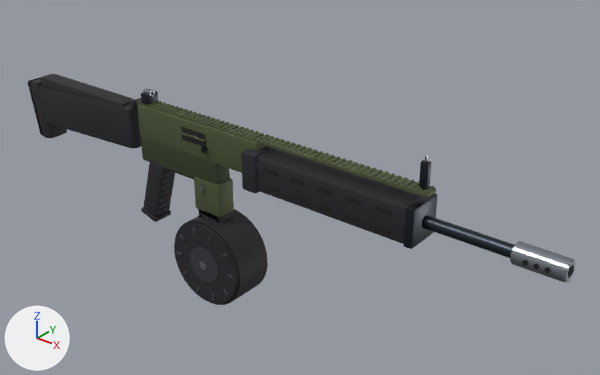
What one commit did to the glTF model src/client/assets/weapons/br12.glb.
Rendered twice from a 50 mm lens placed at (0.91, -0.851, 0.514), pointed at (0.176, 0.066, -0.055). Lighting does not change. The marker at lower left points along +X, +Y and +Z. The picture after the commit comes second. Where no turn or scale is listed for an object, it has been applied to the vertices. Vertices at exactly the same position are counted once.

Objects in the first picture: 'br12_body', 'br12_stock', 'mag_drum'.
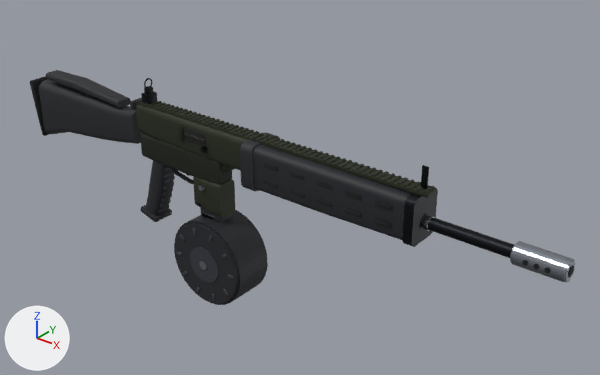
The change, as a list of edits to the scene's bpy script:
```text
Change mat_cerakote_olive:
    remove # nodes: BsdfPrincipled, OutputMaterial
    nodes: BsdfPrincipled, Mix, OutputMaterial, TexImage
    uses the picture img_field_metal_runtime
Change mat_gunmetal:
    remove # nodes: BsdfPrincipled, OutputMaterial
    nodes: BsdfPrincipled, Mix, OutputMaterial, TexImage
    uses the picture img_field_metal_runtime
Change me_br12_body:
    used by ob_br12_body; parent = ob_br12; location = (0.0, 0.0, 0.0)
    remove me_br12_body.from_pydata(...)  # 4672 vertices, 8856 faces; spans x -0.117..0.636, y -0.032..0.032, z -0.165..0.093
    add me_br12_body.from_pydata(...)  # 4966 vertices, 9456 faces; spans x -0.117..0.636, y -0.033..0.033, z -0.165..0.049
    me_br12_body part 1: the loose piece of 56 vertices spanning x 0.186..0.212, y -0.03..-0.029, z 0.01..0.016 is scaled about its middle by (0.33, 3.49, 3.78), then moved by (-0.195, 0.011, 0.007), in mat_cerakote_olive_dark
    me_br12_body part 2: a new loose piece, a 20-sided cylinder along x spanning x 0.441..0.447, y -0.0098..0.0098, z -0.0098..0.0098, in mat_steel (grey #9aa0a9)
    me_br12_body part 3: the loose piece of 56 vertices spanning x 0.145..0.435, y -0.029..0.029, z -0.028..0.028 is rebuilt with 80 vertices and now spans x 0.145..0.421, y -0.032..0.032, z -0.03..0.043
    me_br12_body part 4: the loose piece of 56 vertices spanning x -0.107..-0.047, y -0.017..0.017, z -0.157..-0.047 is rebuilt with 90 vertices and now spans x -0.108..-0.046, y -0.018..0.018, z -0.16..-0.047
    me_br12_body part 5: the loose piece of 56 vertices spanning x 0.024..0.08, y -0.017..0.017, z -0.107..-0.049 is rebuilt with 60 vertices and now spans x 0.022..0.082, y -0.017..0.017, z -0.107..-0.048
    me_br12_body part 6: the loose piece of 56 vertices spanning x 0.143..0.171, y -0.032..0.032, z -0.031..0.031 is rebuilt with 40 vertices and now spans x 0.143..0.165, y -0.033..0.033, z -0.031..0.043
    me_br12_body part 7: the loose piece of 56 vertices spanning x 0.424..0.438, y -0.03..0.03, z -0.029..0.029 is rebuilt with 40 vertices and now spans x 0.423..0.437, y -0.03..0.03, z -0.029..0.041
    me_br12_body part 8: a new loose piece of 280 vertices spanning x 0.407..0.439, y -0.012..0.012, z -0.012..0.012, in mat_gunmetal
    me_br12_body part 9: a new loose piece of 100 vertices spanning x -0.105..0.167, y -0.016..0.016, z -0.015..0.043, in mat_cerakote_olive
    me_br12_body part 10: a new loose piece of 60 vertices spanning x -0.052..0.057, y -0.004..0.004, z -0.075..-0.046, in mat_polymer_black (black #1f2126)
    me_br12_body part 11: a new loose piece of 56 vertices spanning x 0.081..0.093, y -0.012..0.012, z -0.027..0.003, in mat_cerakote_olive_dark
    me_br12_body part 12: 6 loose pieces with 216 vertices, spanning x -0.094..0.439, y -0.012..0.012, z -0.064..0.093, are deleted
    me_br12_body part 13: 54 vertices moved from x -0.11..-0.073, y -0.019..0.019, z -0.165..-0.149 to x -0.111..-0.072, y -0.02..0.02, z -0.165..-0.146; 158 vertices removed from x -0.1..0.16, y -0.016..0.016, z -0.152..0.043; 78 vertices added at x -0.1..0.08, y -0.015..0.015, z -0.056..-0.004
    me_br12_body part 14: 2948 kept faces spanning x -0.117..0.636, y -0.023..0.024, z -0.165..0.049 get new texture (UV) coordinates
    other edits to the shape of me_br12_body do not show in these pictures
Change me_br12_stock:
    remove me_br12_stock.from_pydata(...)  # 192 vertices, 368 faces; spans x -0.4..-0.114, y -0.021..0.021, z -0.085..0.037
    add me_br12_stock.from_pydata(...)  # 184 vertices, 356 faces; spans x -0.392..-0.115, y -0.022..0.022, z -0.08..0.048
    me_br12_stock part 15: the loose piece of 24 vertices spanning x -0.4..-0.374, y -0.021..0.021, z -0.082..0.022 is moved by (0.008, 0.0, 0.002)
    me_br12_stock part 16: the loose piece of 56 vertices spanning x -0.386..-0.114, y -0.019..0.019, z -0.056..0.032 is rebuilt with 100 vertices and now spans x -0.363..-0.115, y -0.021..0.021, z -0.079..0.027
    me_br12_stock part 17: the loose piece of 56 vertices spanning x -0.365..-0.135, y -0.016..0.016, z 0.011..0.037 is rebuilt with 60 vertices and now spans x -0.345..-0.15, y -0.016..0.016, z 0.024..0.048
    me_br12_stock part 18: the loose piece of 56 vertices spanning x -0.394..-0.348, y -0.02..0.02, z -0.085..0.025 is deleted
Add ob_iron_sights:
    ob_iron_sights = bpy.data.objects.new('iron_sights', me_iron_sights)  # 504 vertices, 992 faces; spans x -0.093..0.438, y -0.01..0.01, z 0.043..0.087; in mat_steel (grey #9aa0a9)
    ob_iron_sights.location = (0.0, 0.0, 0.0)
```

Location of each change, [x1, y1, x2, y2] in pixels of the pictures (600 x 375 px; the box of a moved part takes in the faces that stretch with it):
'br12_body', surface changed, reshaped: before [130, 88, 575, 283]; after [130, 97, 575, 283]
'br12_stock', reshaped: before [28, 74, 141, 148]; after [30, 70, 143, 144]
'iron_sights', added: after [142, 78, 429, 190]
    faces in mat_gunmetal: [142, 78, 429, 190]
part 1 of me_br12_body, moved or reshaped: before [264, 168, 278, 176]; after [178, 125, 184, 141]
part 2 of me_br12_body, added: after [423, 215, 435, 231]
part 3 of me_br12_body, rebuilt: before [256, 149, 422, 244]; after [253, 144, 412, 240]
part 4 of me_br12_body, rebuilt (6% narrower): before [144, 159, 175, 217]; after [145, 160, 174, 215]
part 5 of me_br12_body, rebuilt: before [194, 177, 234, 217]; after [193, 177, 235, 217]
part 6 of me_br12_body, rebuilt: before [241, 146, 274, 193]; after [240, 132, 280, 192]
part 7 of me_br12_body, rebuilt (11% taller): before [403, 193, 437, 249]; after [402, 185, 438, 247]
part 8 of me_br12_body, added: after [420, 213, 429, 230]
part 9 of me_br12_body, added: after [136, 105, 247, 171]
part 10 of me_br12_body, added: after [170, 167, 194, 185]
part 11 of me_br12_body, added: after [221, 164, 235, 173]
part 12 of me_br12_body, deleted: before [141, 88, 431, 190]
part 13 of me_br12_body, moved or reshaped: before [138, 104, 266, 222]; after [140, 132, 232, 222]
part 14 of me_br12_body, surface changed: [130, 101, 515, 257] in both
part 15 of me_br12_stock, moved or reshaped: before [28, 77, 43, 136]; after [30, 76, 49, 136]
part 16 of me_br12_stock, rebuilt: before [39, 86, 141, 148]; after [39, 79, 143, 144]
part 17 of me_br12_stock, rebuilt: before [41, 74, 134, 107]; after [46, 70, 131, 108]
part 18 of me_br12_stock, deleted (black): before [31, 79, 67, 138]
